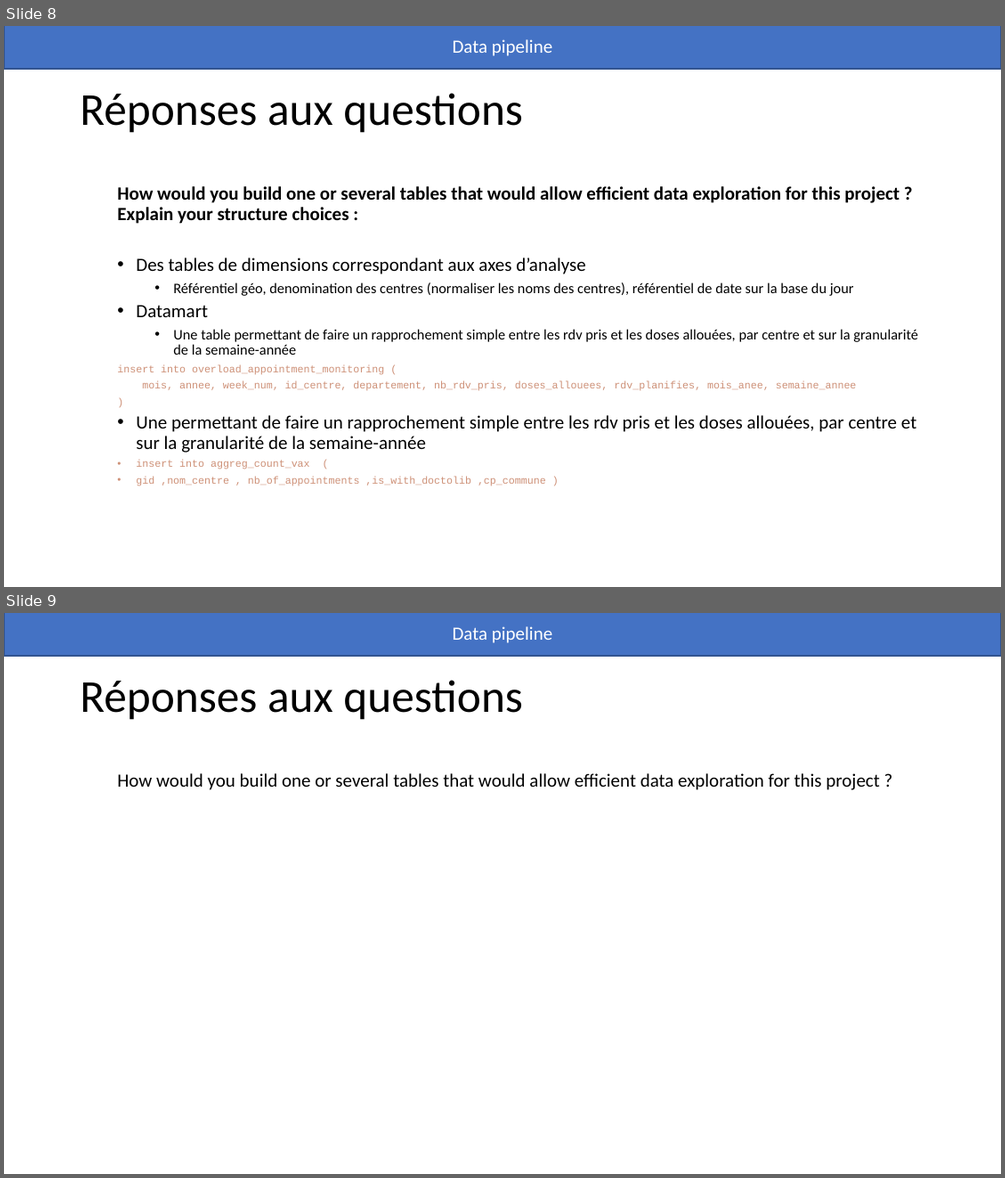
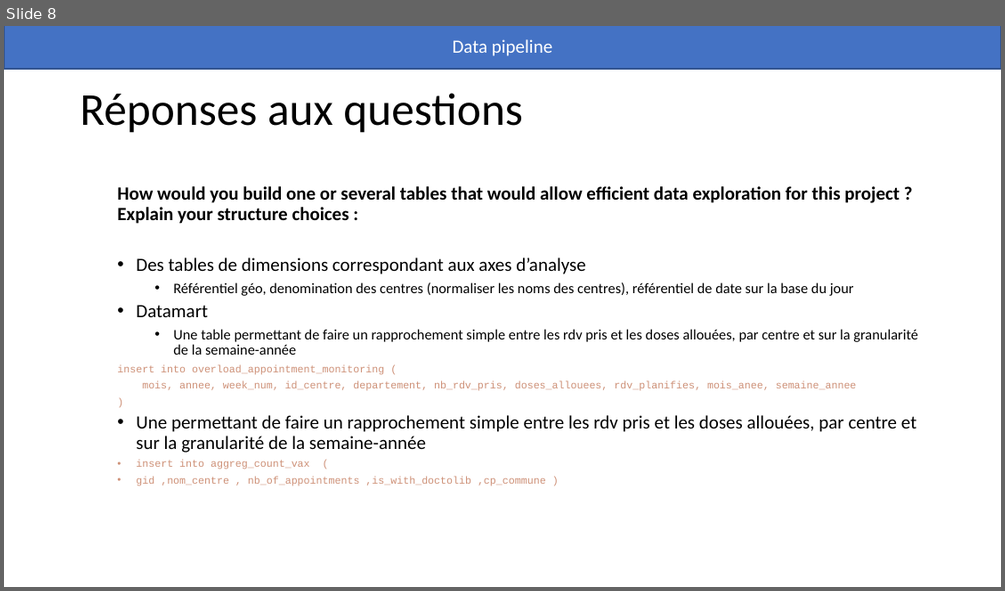
Before and after one commit to antoinersw/data-pipeline, a slide deck: présentation.pptx. Shown one above the other, each under a label of ours: slides 8 and 9 before the commit, slide 8 after it. The pictures are 1005x1178 and 1005x591 pixels, drawn with LibreOffice and Linux fonts; fonts in the diff are those of the drawing. Boxes give left, top, right and bottom in pixels: in the first picture for what was removed or moved away, otherwise in the second. Text is boxed around its words. In the diff, an @@ line names an element or a change of style, - is before the commit and + after.

```diff
--- a/présentation.pptx
+++ b/présentation.pptx
@@ slide 9 removed at box(4, 613, 1001, 1174), background #FFFFFF @@
@@ rectangle removed at box(4, 613, 1001, 656) @@
-Data pipeline
@@ title removed at box(80, 680, 523, 720) @@
-Réponses aux questions
@@ text removed at box(117, 773, 879, 790) @@
-  How would you build one or several tables that would allow efficient data exploration for this project ?
```
Also in this commit, not shown: 6 slides changed, 8 slides added, 1 other slide removed, 2 other files.
